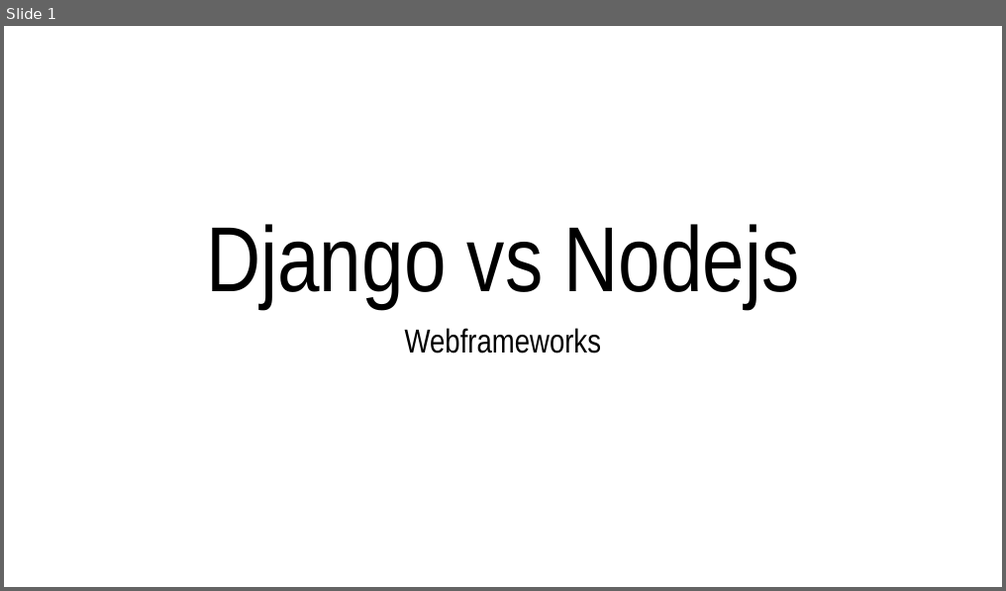
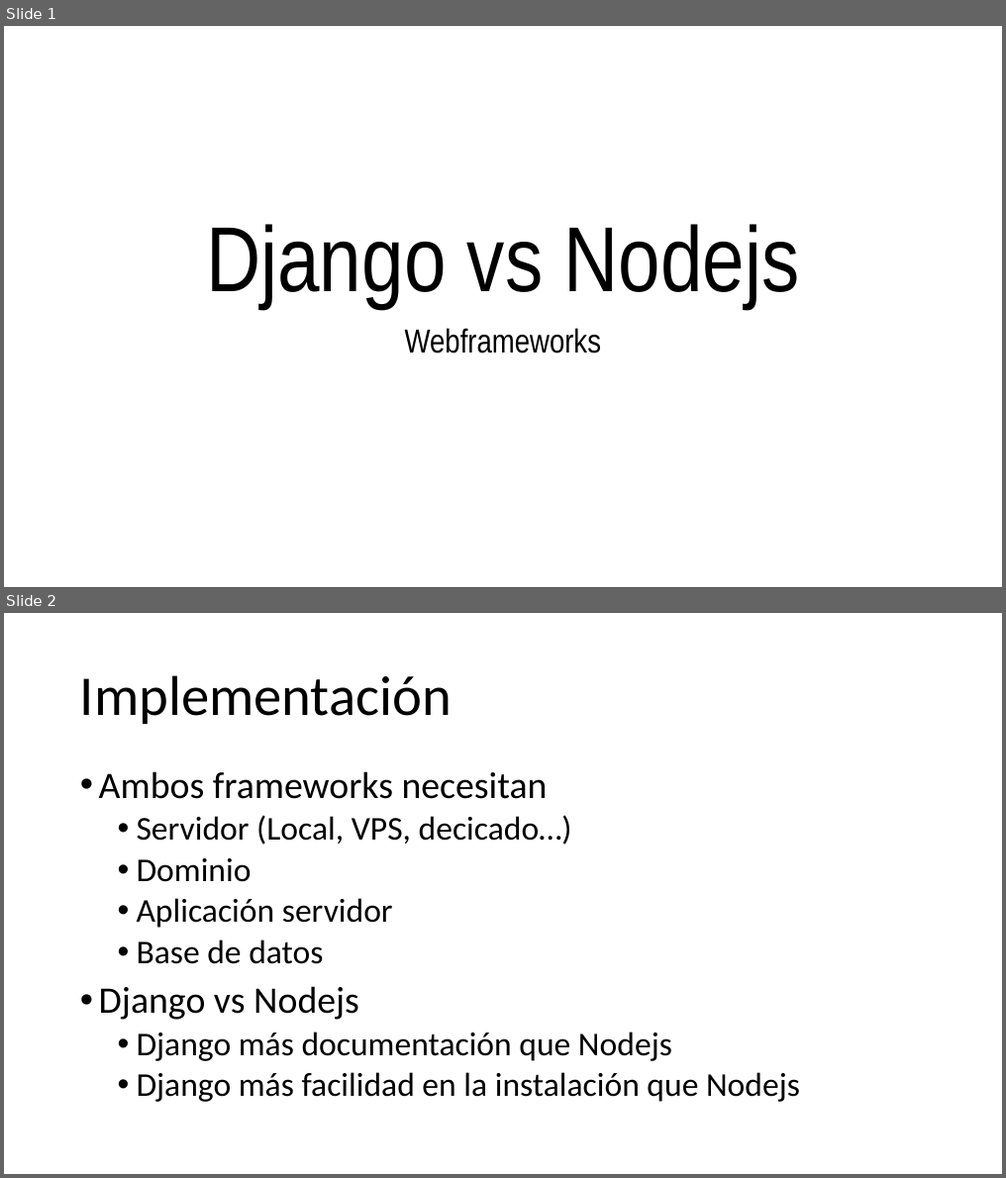
Before and after one commit to Kratemis/TG1, a slide deck: Presentacion.odp. Shown one above the other, each under a label of ours: slide 1 before the commit, slides 1 and 2 after it. The pictures are 1006x591 and 1006x1178 pixels, drawn with LibreOffice and Linux fonts; fonts in the diff are those of the drawing. Boxes give left, top, right and bottom in pixels: in the first picture for what was removed or moved away, otherwise in the second. Text is boxed around its words. In the diff, an @@ line names an element or a change of style, - is before the commit and + after.

Commit message:
Presentacion

```diff
--- a/Presentacion.odp
+++ b/Presentacion.odp
@@ slide 2 added at bbox=[4, 613, 1002, 1174], background #FFFFFF @@
@@ title added at bbox=[80, 675, 451, 724], 54 pt, text #000000 @@
+Implementación
@@ text added at bbox=[99, 771, 800, 1102], 32 pt, text #000000 @@
+• Ambos frameworks necesitan
+  • Servidor (Local, VPS, decicado…)
+  • Dominio
+  • Aplicación servidor
+  • Base de datos
+• Django vs Nodejs
+  • Django más documentación que Nodejs
+  • Django más facilidad en la instalación que Nodejs
```
Also in this commit, not shown: 1 slide removed, 1 other file.
